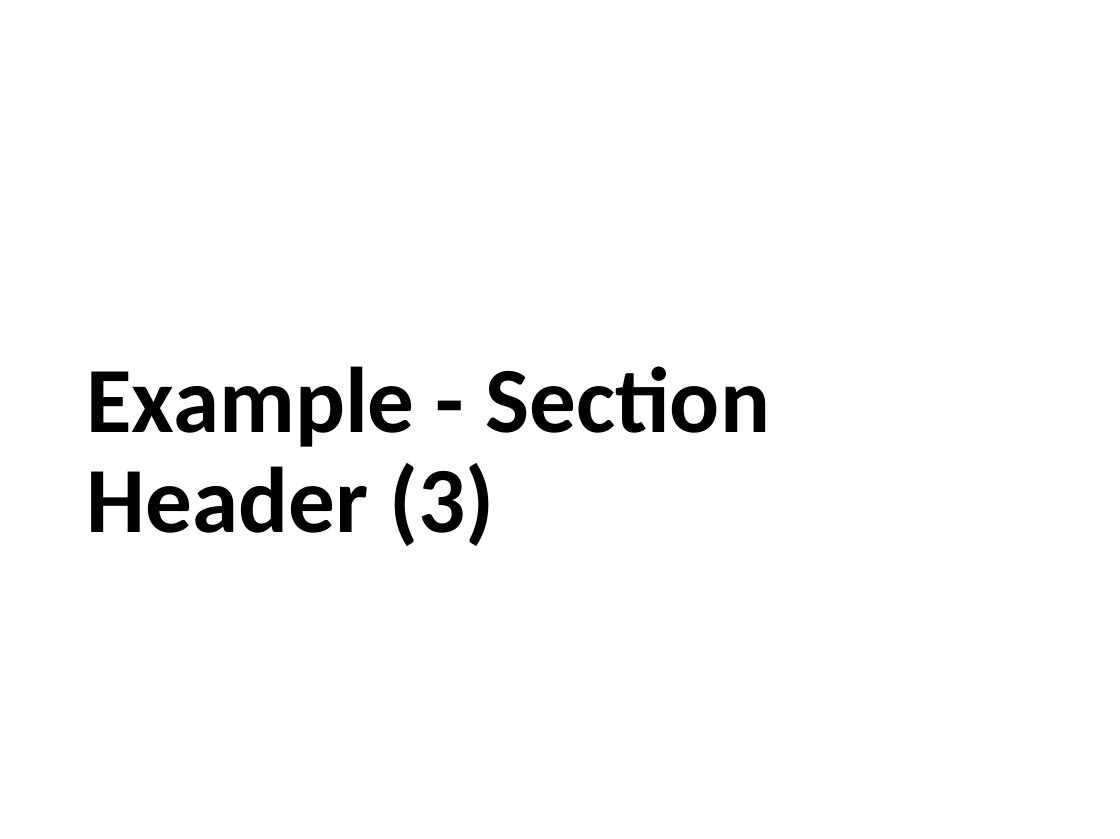
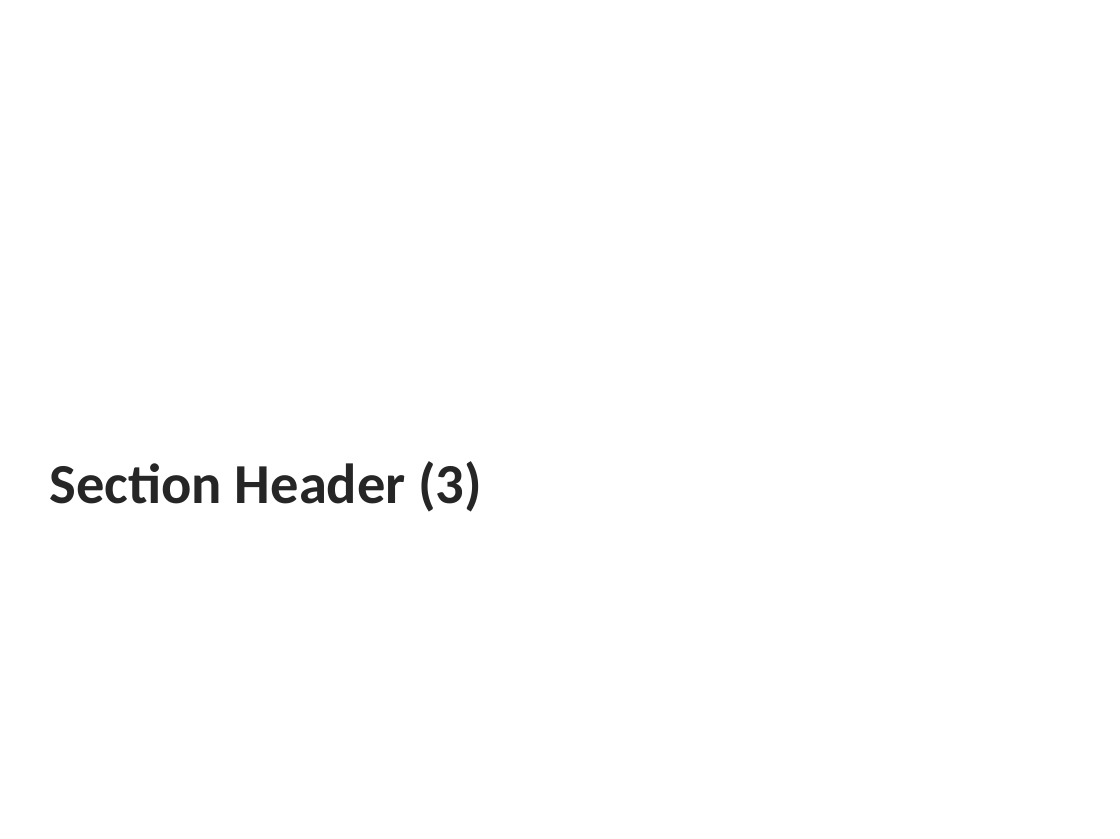
Before and after one commit to vcu-ssg/ssg-vcu-bofa-sandbox, a slide deck: slide 3 of study1.pptx. Drawn at 1120x839 pixels with LibreOffice and Linux fonts; fonts in the diff are those of the drawing; background and template pictures are left out. Boxes give left, top, right and bottom in pixels: in the first picture for what was removed or moved away, otherwise in the second. Text is boxed around its words. In the diff, an @@ line names an element or a change of style, - is before the commit and + after.

```diff
--- a/study1.pptx
+++ b/study1.pptx
@@ title at [50, 461, 482, 512]: text changed; size 66 to 40 pt; text colour #000000 to #262626 @@
-Example - Section Header (3)
+Section Header (3)
```
Also in this commit, not shown: 8 other slides changed, 4 slides added, 2 slides removed, 4 other files.
